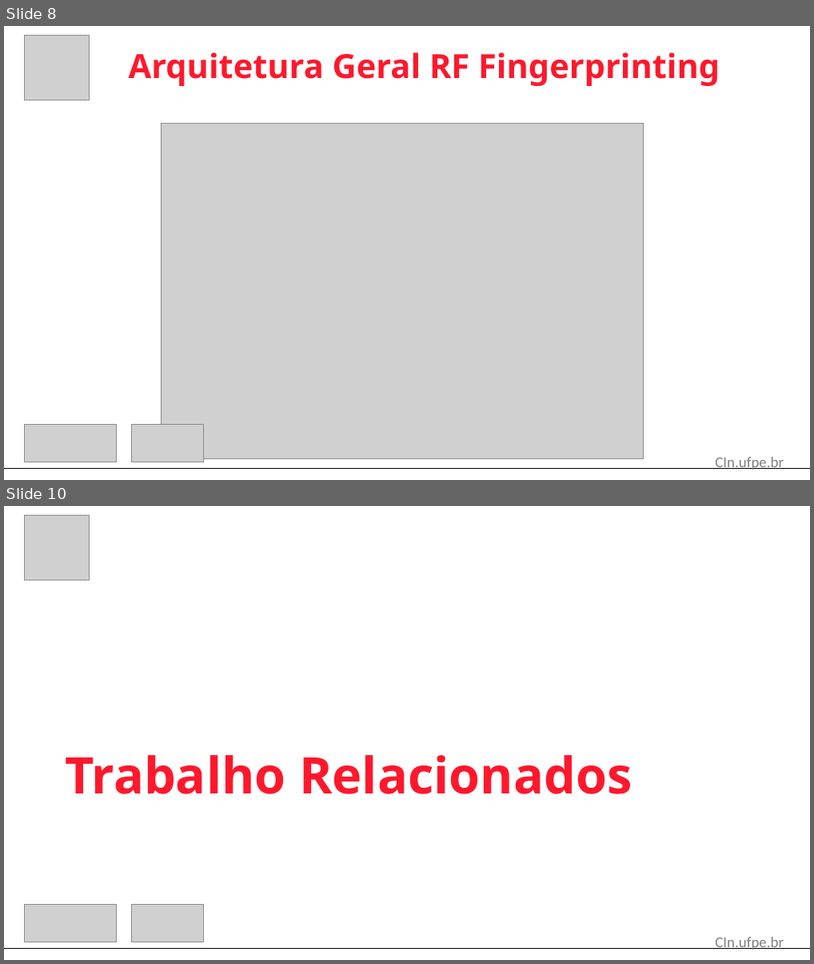
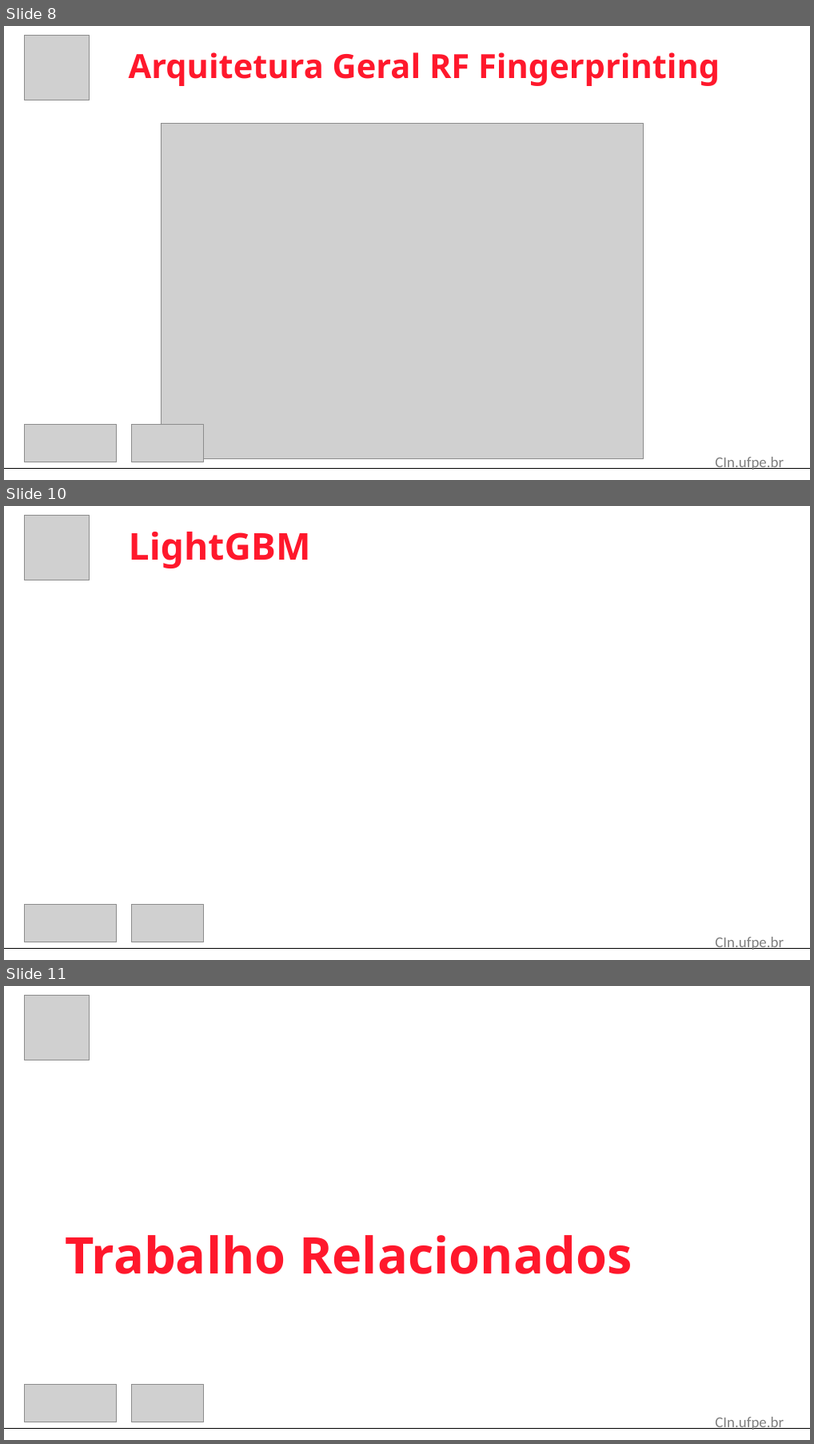
Before and after one commit to Douglast1997/TG-2020.1, a slide deck: Apresentação/Apresentação_TG.pptx. Shown one above the other, each under a label of ours: slides 8 and 10 before the commit, slides 8, 10 and 11 after it; the slides between them are not shown. The pictures are 814x964 and 814x1444 pixels, drawn with LibreOffice and Linux fonts; fonts in the diff are those of the drawing; grey boxes stand for pictures. Boxes give left, top, right and bottom in pixels: in the first picture for what was removed or moved away, otherwise in the second. Text is boxed around its words. In the diff, an @@ line names an element or a change of style, - is before the commit and + after.

Commit message:
apresentação TG

```diff
--- a/Apresentação/Apresentação_TG.pptx
+++ b/Apresentação/Apresentação_TG.pptx
@@ slide 10 added at box(4, 506, 810, 960), background #FFFFFF @@
@@ picture added at box(24, 515, 90, 580) @@
@@ title added at box(129, 532, 311, 568), 44 pt, text #FF182C, bold @@
+LightGBM
@@ picture added at box(24, 904, 117, 942) @@
@@ picture added at box(132, 904, 204, 942) @@
@@ text added at box(715, 936, 784, 949), 18 pt, text #808080 @@
+CIn.ufpe.br
@@ line added from (4, 948) to (810, 948), #000000 0.5 pt @@
@@ what was slide 10 is now slide 11 @@
```
Also in this commit, not shown: 3 slides changed, 4 other files.
